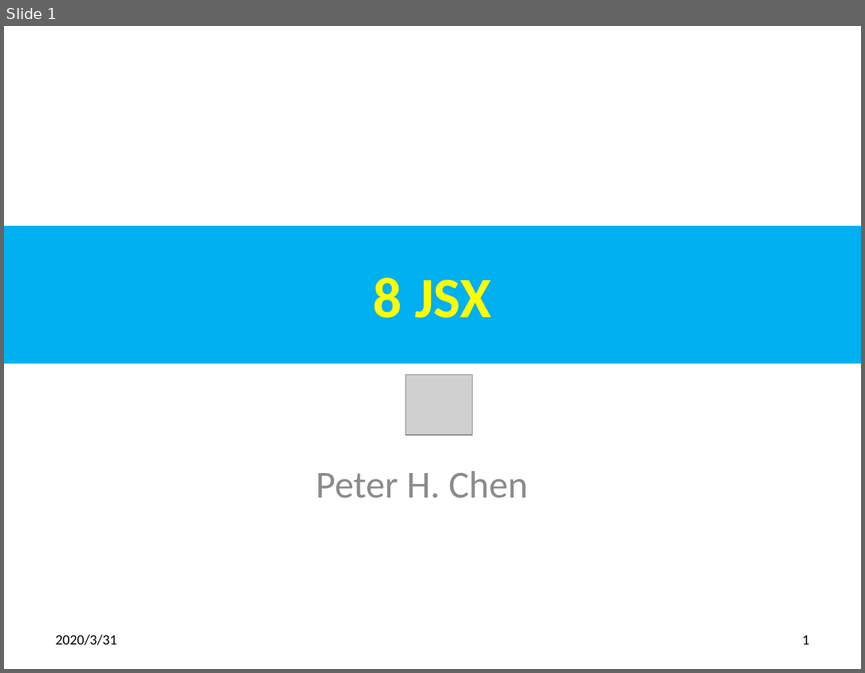
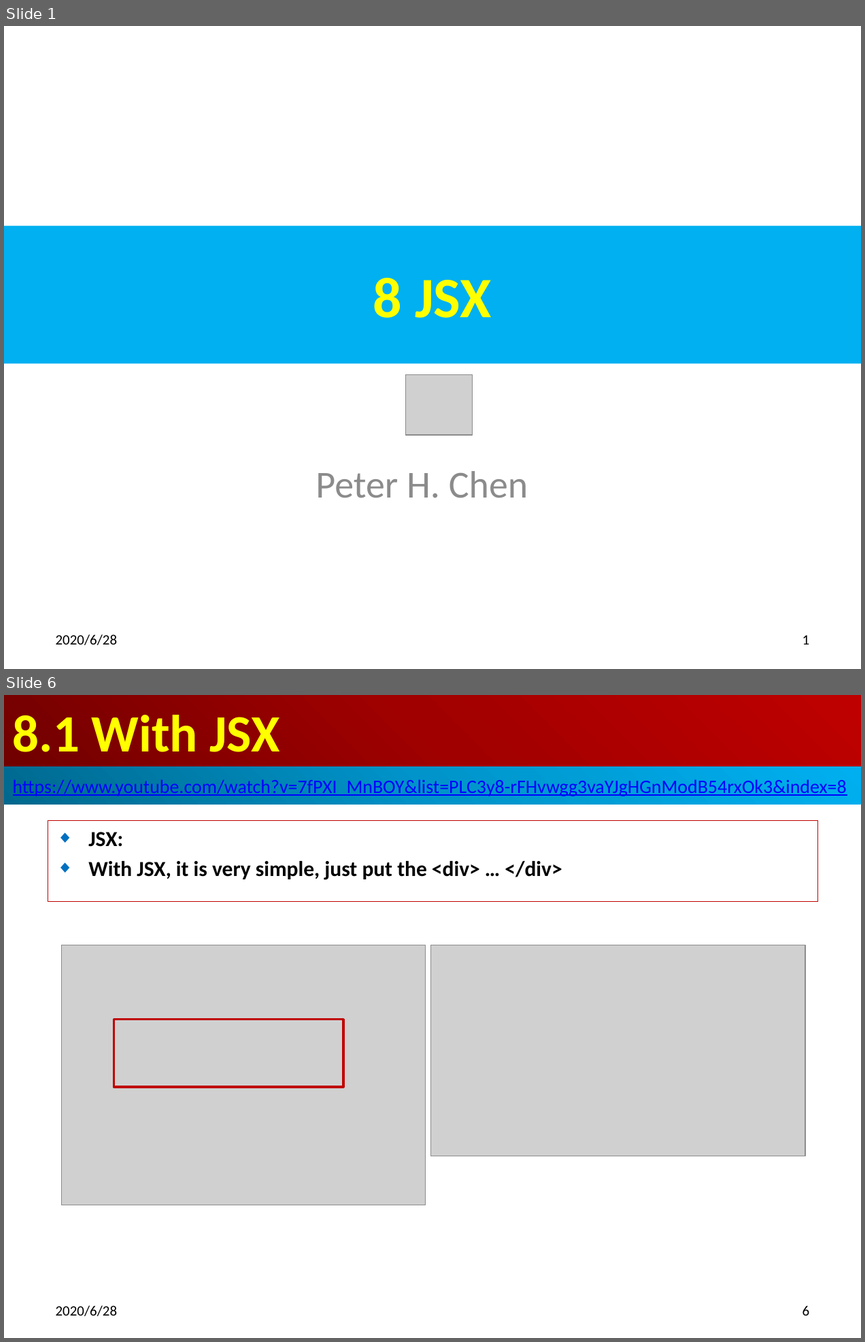
Before and after one commit to peterhchen/800-React-Hook, a slide deck: 08_JSX.pptx. Shown one above the other, each under a label of ours: slide 1 before the commit, slides 1 and 6 after it; the slides between them are not shown. The pictures are 865x673 and 865x1342 pixels, drawn with LibreOffice and Linux fonts; fonts in the diff are those of the drawing; grey boxes stand for pictures. Boxes give left, top, right and bottom in pixels: in the first picture for what was removed or moved away, otherwise in the second. Text is boxed around its words. In the diff, an @@ line names an element or a change of style, - is before the commit and + after.

Commit message:
HTML vs. JSX
HTML -> JSX:
class -> className
for -> htmlFor
onclick -> onClick
tableindex -> tableIndex

```diff
--- a/08_JSX.pptx
+++ b/08_JSX.pptx
@@ slide 6 added at [4, 695, 861, 1338], background #FFFFFF @@
@@ title added at [4, 695, 861, 767], fill gradient #720000 to #A20000 to #C00000, 44 pt, text #FFFF00, bold @@
+8.1 With JSX
@@ rectangle added at [4, 767, 861, 804], fill gradient #00688E to #0094CA to #00B0F0, 16 pt, text #0000FF, underline @@
+https://www.youtube.com/watch?v=7fPXI_MnBOY&list=PLC3y8-rFHvwgg3vaYJgHGnModB54rxOk3&index=8
@@ subtitle added at [48, 821, 818, 902], outline #C00000 0.75 pt, 18 pt, text #000000, bold @@
+◆ JSX:
+◆ With JSX, it is very simple, just put the <div> … </div>
@@ picture added at [61, 945, 426, 1205] @@
@@ picture added at [430, 945, 805, 1156] @@
@@ rectangle added at [113, 1019, 343, 1087], outline #C00000 2 pt @@
@@ text added at [56, 1305, 118, 1316], 12 pt, text #000000 @@
+2020/6/28
@@ page number added at [802, 1305, 810, 1315], 12 pt, text #000000 @@
+6
@@ slide 1 changed as well @@
@@ text at [56, 634, 118, 645]: text changed @@
-2020/3/31
+2020/6/28
```
Also in this commit, not shown: 7 other slides changed, 8 other slides added.
